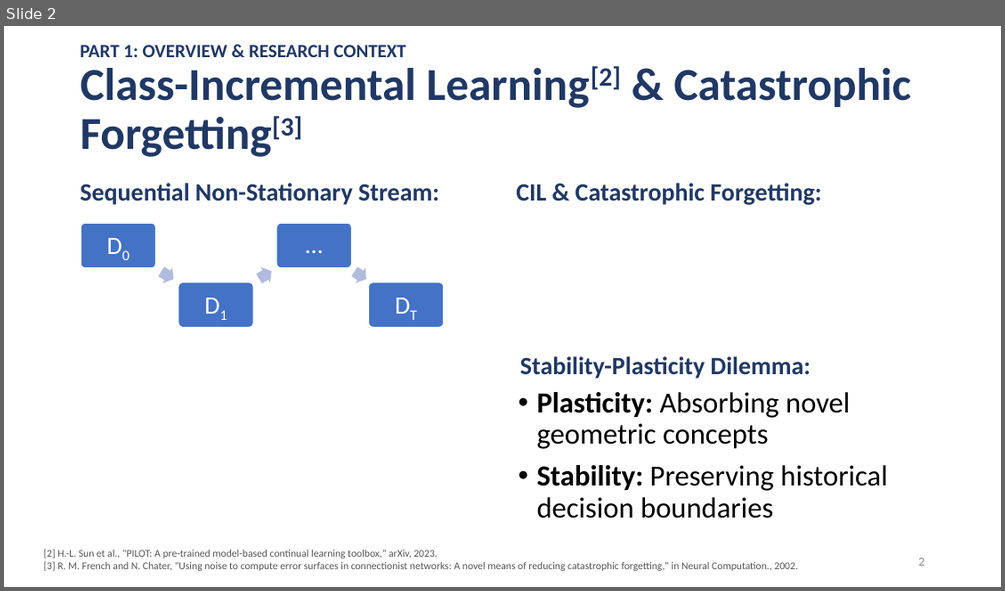
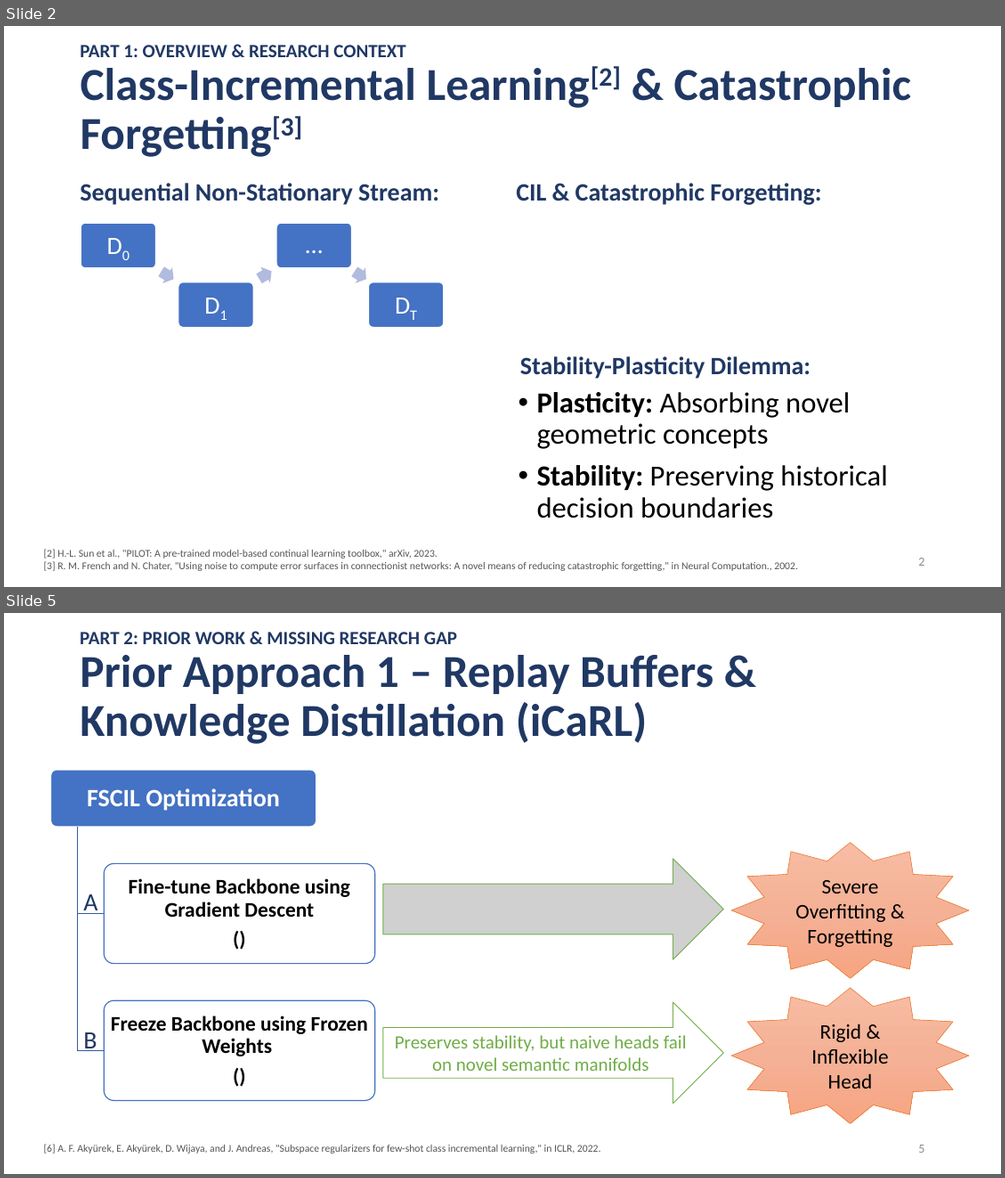
Before and after one commit to famevease/Intro2ML_Adopt-ML-paper, a slide deck: slides/presentation_v1.pptx. Shown one above the other, each under a label of ours: slide 2 before the commit, slides 2 and 5 after it; the slides between them are not shown. The pictures are 1005x591 and 1005x1178 pixels, drawn with LibreOffice and Linux fonts; fonts in the diff are those of the drawing; grey boxes stand for pictures. Boxes give left, top, right and bottom in pixels: in the first picture for what was removed or moved away, otherwise in the second. Text is boxed around its words. In the diff, an @@ line names an element or a change of style, - is before the commit and + after.

```diff
--- a/slides/presentation_v1.pptx
+++ b/slides/presentation_v1.pptx
@@ slide 5 added at <box>4,613,1001,1174</box>, background #FFFFFF @@
@@ text added at <box>80,632,457,644</box>, 18 pt, text #203864, bold @@
+PART 2: PRIOR WORK & MISSING RESEARCH GAP
@@ title added at <box>80,655,713,744</box>, 44 pt, text #203864, bold @@
+Prior Approach 1 – Replay Buffers & Knowledge Distillation (iCaRL)
@@ star added at <box>732,843,969,979</box>, fill gradient #F7BDA5 to #F5B196 to #F8A582, outline #ED7D31 0.5 pt, 20 pt, text #000000 @@
+Severe Overfitting & Forgetting
@@ picture added at <box>383,859,723,959</box> @@
@@ text added at <box>83,894,97,914</box>, 24 pt, text #203864 @@
+A
@@ right arrow added at <box>383,1002,723,1103</box>, outline #70AD47 0.75 pt, 18 pt, text #70AD47 @@
+Preserves stability, but naive heads fail on novel semantic manifolds
@@ star added at <box>732,988,969,1124</box>, fill gradient #F7BDA5 to #F5B196 to #F8A582, outline #ED7D31 0.5 pt, 20 pt, text #000000 @@
+Rigid & Inflexible Head
@@ text added at <box>83,1032,97,1051</box>, 24 pt, text #203864 @@
+B
@@ group added at <box>51,770,376,1101</box>: 3 rounded rectangles, 3 texts, 2 freeform shapes @@
+FSCIL Optimization
+Fine-tune Backbone using Gradient Descent
+()
+Freeze Backbone using Frozen Weights
+()
@@ text added at <box>44,1143,601,1153</box>, 10 pt, text #555555 @@
+[6] A. F. Akyürek, E. Akyürek, D. Wijaya, and J. Andreas, "Subspace regularizers for few-shot class incremental learning," in ICLR, 2022.
@@ page number added at <box>918,1144,924,1152</box>, 12 pt, text #8C8C8C @@
+5
```
Also in this commit, not shown: 1 slide changed, 1 other slide added, 1 other file.
